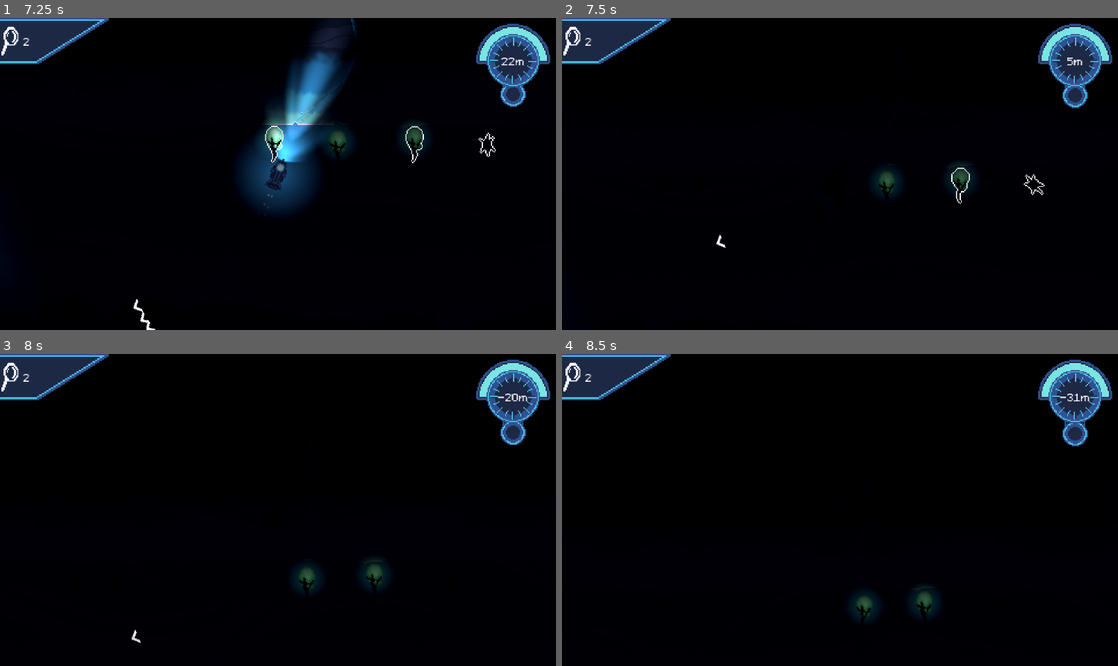
Above: before the commit, frames 1-4 (two rows, left to right).
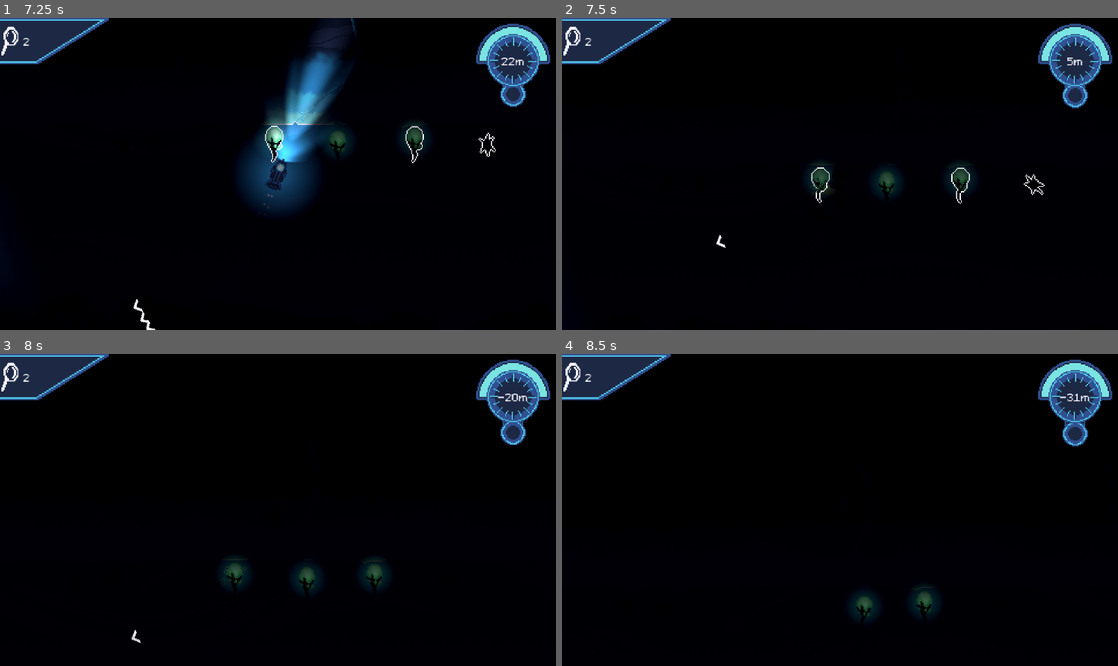
Above: after the commit, the same moments.

Repository: austingwatson/Depths
Game: Godot game, scene res://scenes/game.tscn
The game is run twice, just before and just after one commit, with the same random seed, the same clock (stepped at 60 frames per second) and the same inputs. This scene is started directly instead of the project's main scene. Sound files missing from this copy of the repository are replaced by a short silence.
Inputs (mouse positions are in pixels of both pictures, inside the frame that each line leads up to):
- Up to frame 1 (7.25 s): tap Enter at 0.5 s; move the mouse to (400, 158) at 0.52 s; hold Space (thrust) 0.53-1.28 s; tap Mouse wheel down (change_weapon_down) at 0.6, 4.35 s; click (400, 158) at 0.67 s; move the mouse to (166, 189) at 1.27 s; tap Mouse wheel up (change_weapon_up) at 1.35, 5.1 s; move the mouse to (333, 105) at 2.02 s; hold Right mouse button (rotate) 2.03-2.78 s; hold Space (thrust) 2.03-3.53 s; move the mouse to (250, 236) at 2.77 s; click (250, 236) at 2.85 s; move the mouse to (444, 220) at 3.52 s; tap Shift (sonar) at 3.6 s; move the mouse to (111, 127) at 4.27 s; move the mouse to (305, 174) at 5.02 s; click (305, 174) at 5.17 s; move the mouse to (194, 96) at 5.77 s; hold Space (thrust) from 5.78 s (still down); right-click (194, 96) at 5.85 s; move the mouse to (400, 158) at 6.52 s; click (400, 158) at 6.6 s
- Up to frame 2 (7.5 s): keep holding Space (thrust); move the mouse to (728, 189) at 7.27 s; tap Shift (sonar) at 7.35 s; click (728, 189) at 7.42 s
- Up to frame 3 (8 s): keep holding Space (thrust)
- Up to frame 4 (8.5 s): move the mouse to (895, 441) at 8.02 s; release Space (thrust) at 8.03 s; tap Mouse wheel down (change_weapon_down) at 8.1 s

Frame 1 is identical in both runs. In frame 2, 0.3% of the frame differs, in the area x 44-49%, y 46-60%; in frame 3, 0.3%; in frame 4, less than 0.1%.

Commit message:
added death pop particles

Diff:
--- a/scenes/entity/actor/floater.tscn
+++ b/scenes/entity/actor/floater.tscn
@@ -125,3 +125,4 @@
 
 [connection signal="dead" from="HurtBox" to="." method="_on_hurt_box_dead"]
 [connection signal="pinged" from="HurtBox" to="." method="_on_hurt_box_pinged"]
+[connection signal="finished" from="DeathPop" to="." method="_on_death_pop_finished"]
--- a/scripts/entity/actor/floater.gd
+++ b/scripts/entity/actor/floater.gd
@@ -20,9 +20,13 @@
 
 
 func _on_hurt_box_dead() -> void:
-	GlobalSignals.on_heal_player(heal)
-	queue_free()
+	death_pop.emitting = true
 
 
 func _on_hurt_box_pinged(global_position: Vector2) -> void:
 	fish_sprite.pinged(global_position)
+
+
+func _on_death_pop_finished() -> void:
+	GlobalSignals.on_heal_player(heal)
+	queue_free()
